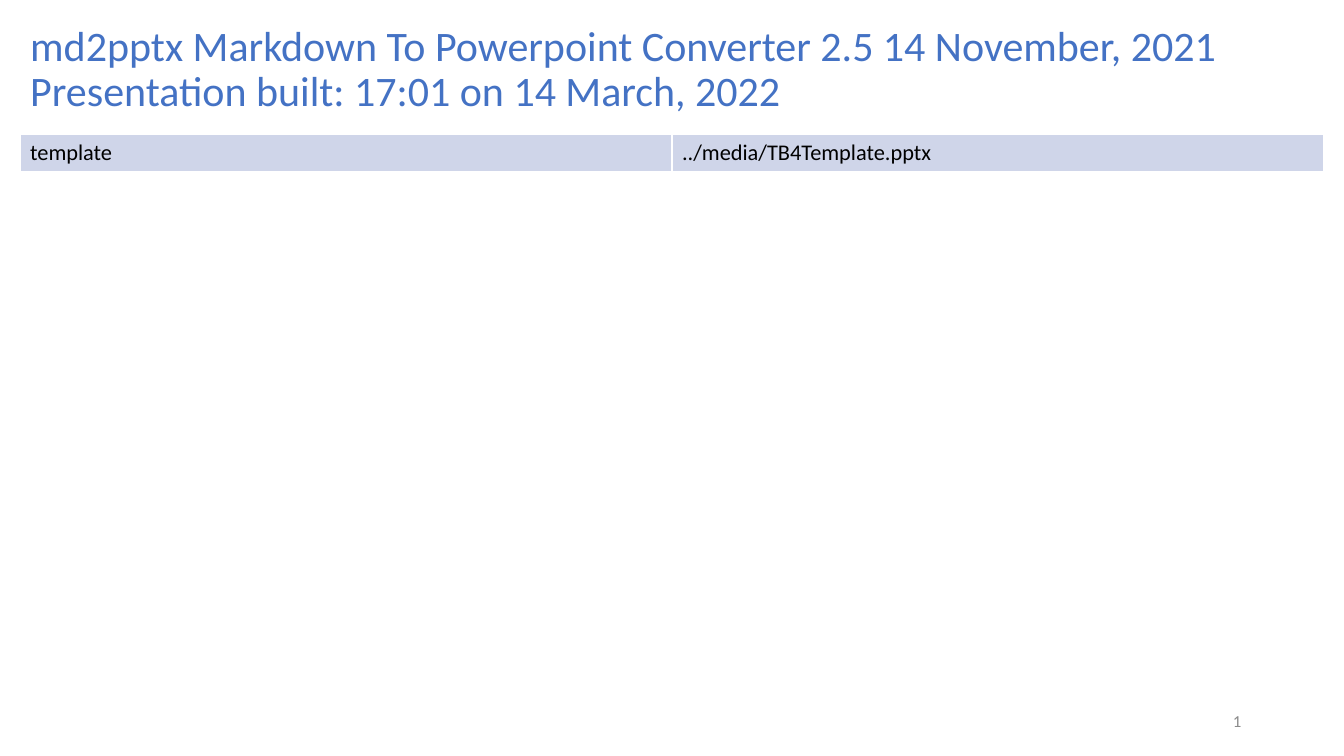
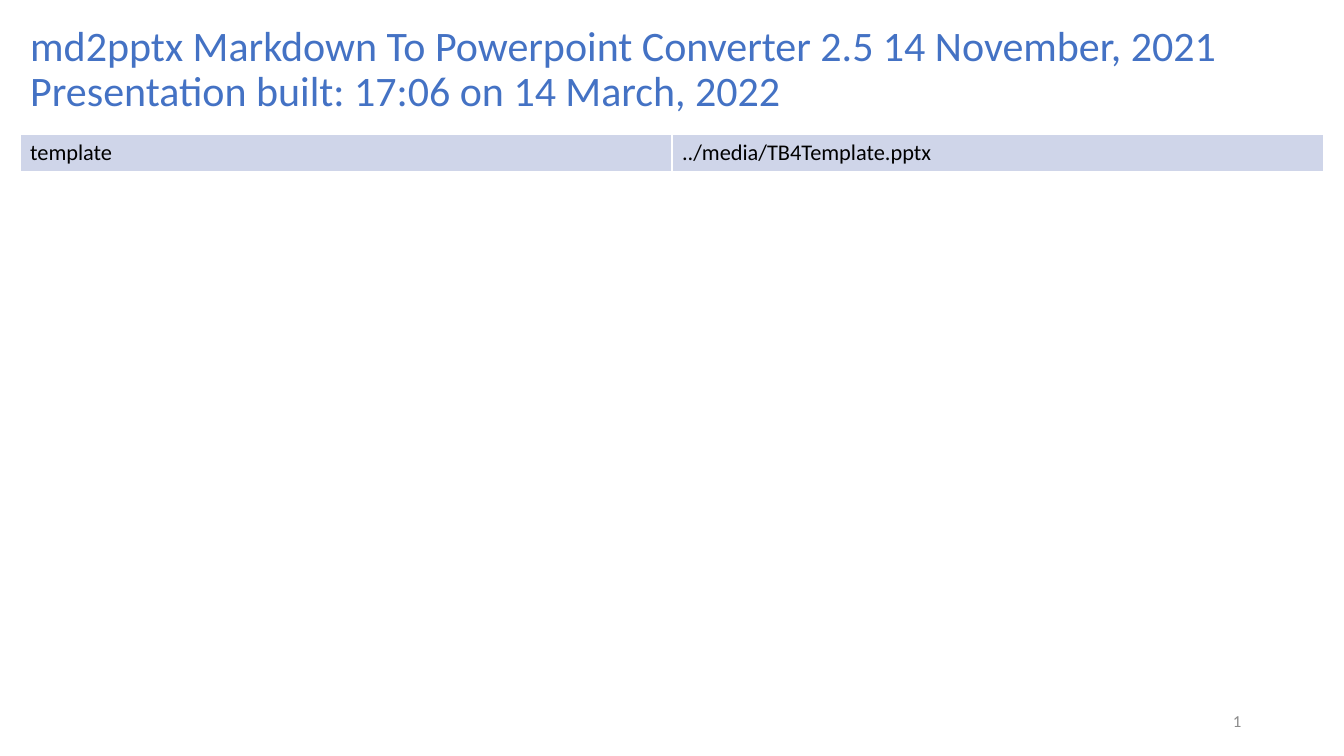
Before and after one commit to turtlebot/TurtleBot4Lessons, a slide deck: slide 1 of units/Unit00-TB4-Introduction/L01-IgnitionBlastoff/U00-L01-IgnitionBlastoff.ppt. Drawn at 1344x756 pixels with LibreOffice and Linux fonts; fonts in the diff are those of the drawing. Boxes give left, top, right and bottom in pixels: in the first picture for what was removed or moved away, otherwise in the second. Text is boxed around its words. In the diff, an @@ line names an element or a change of style, - is before the commit and + after.

```diff
--- a/units/Unit00-TB4-Introduction/L01-IgnitionBlastoff/U00-L01-IgnitionBlastoff.ppt
+++ b/units/Unit00-TB4-Introduction/L01-IgnitionBlastoff/U00-L01-IgnitionBlastoff.ppt
@@ title at (30, 32, 1216, 111): text changed @@
-md2pptx Markdown To Powerpoint Converter 2.5 14 November, 2021
-Presentation built: 17:01 on 14 March, 2022
+md2pptx Markdown To Powerpoint Converter 2.5 14 November, 2021
+Presentation built: 17:06 on 14 March, 2022
```
Also in this commit, not shown: 7 other files.
